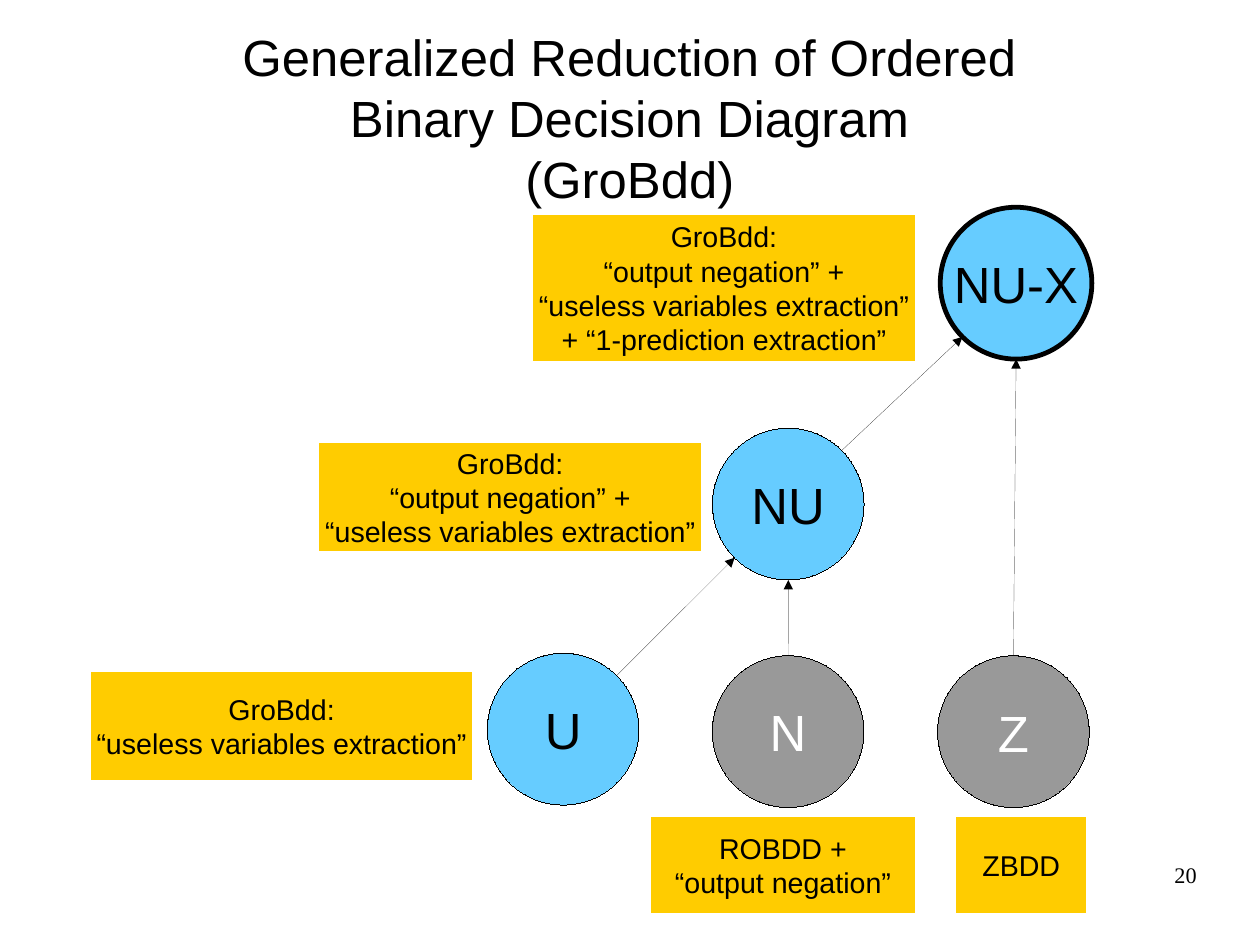
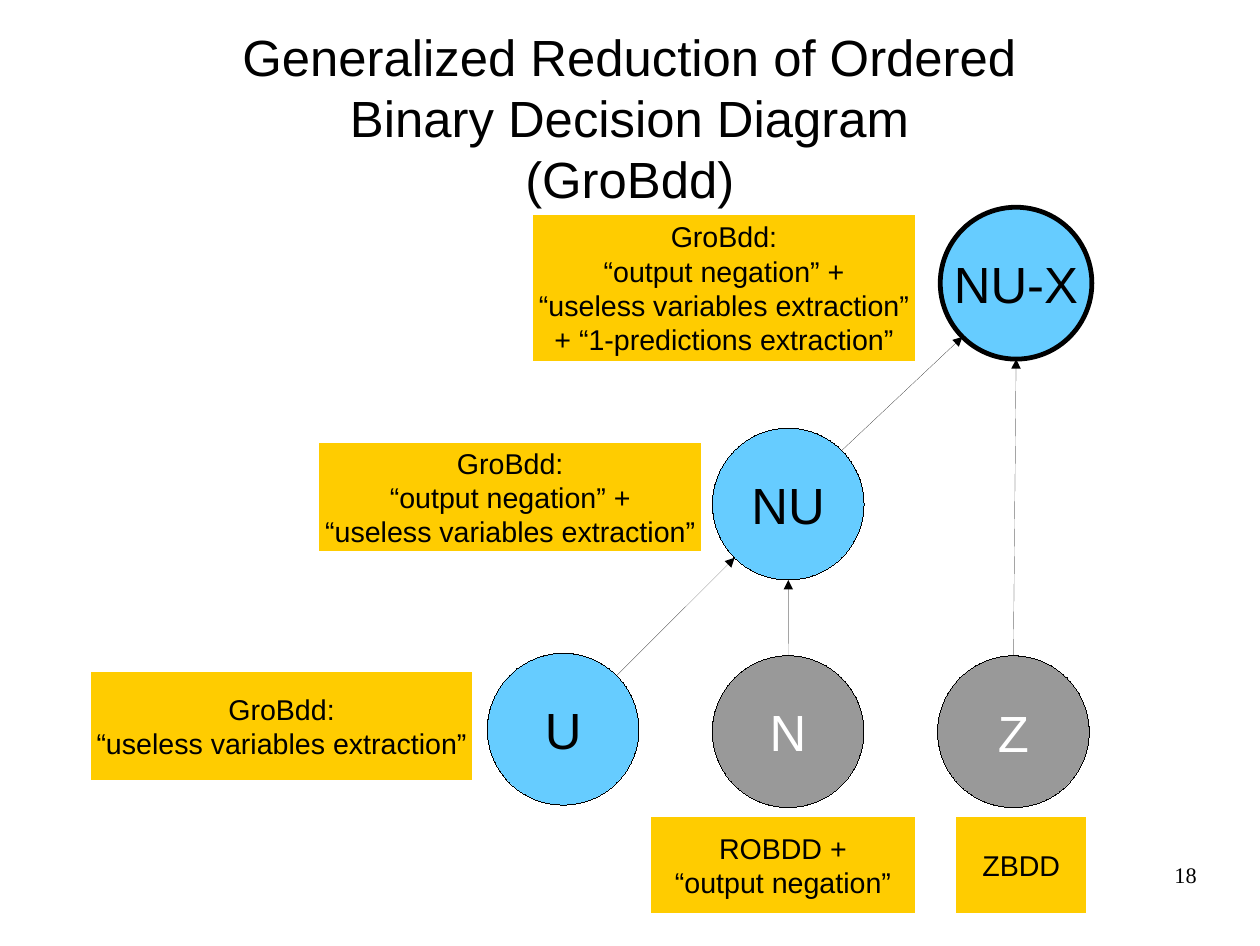
Before and after one commit to FenouilletLucas/DAGaml, a slide deck: slide 18 of doc/2017-06-19-odp/final.odp (slide 20 before the commit). Drawn at 1260x946 pixels with LibreOffice and Linux fonts; fonts in the diff are those of the drawing. Boxes give left, top, right and bottom in pixels: in the first picture for what was removed or moved away, otherwise in the second. Text is boxed around its words. In the diff, an @@ line names an element or a change of style, - is before the commit and + after.

```diff
--- a/doc/2017-06-19-odp/final.odp
+++ b/doc/2017-06-19-odp/final.odp
@@ text in rectangle at [579,329,893,356]: text changed @@
-+ “1-prediction extraction”
++ “1-predictions extraction”
@@ page number at [1174,868,1196,884]: text changed @@
-20
+18
```
Also in this commit, not shown: 21 other slides changed, 1 slide added, 6 slides removed, 3 other files.
